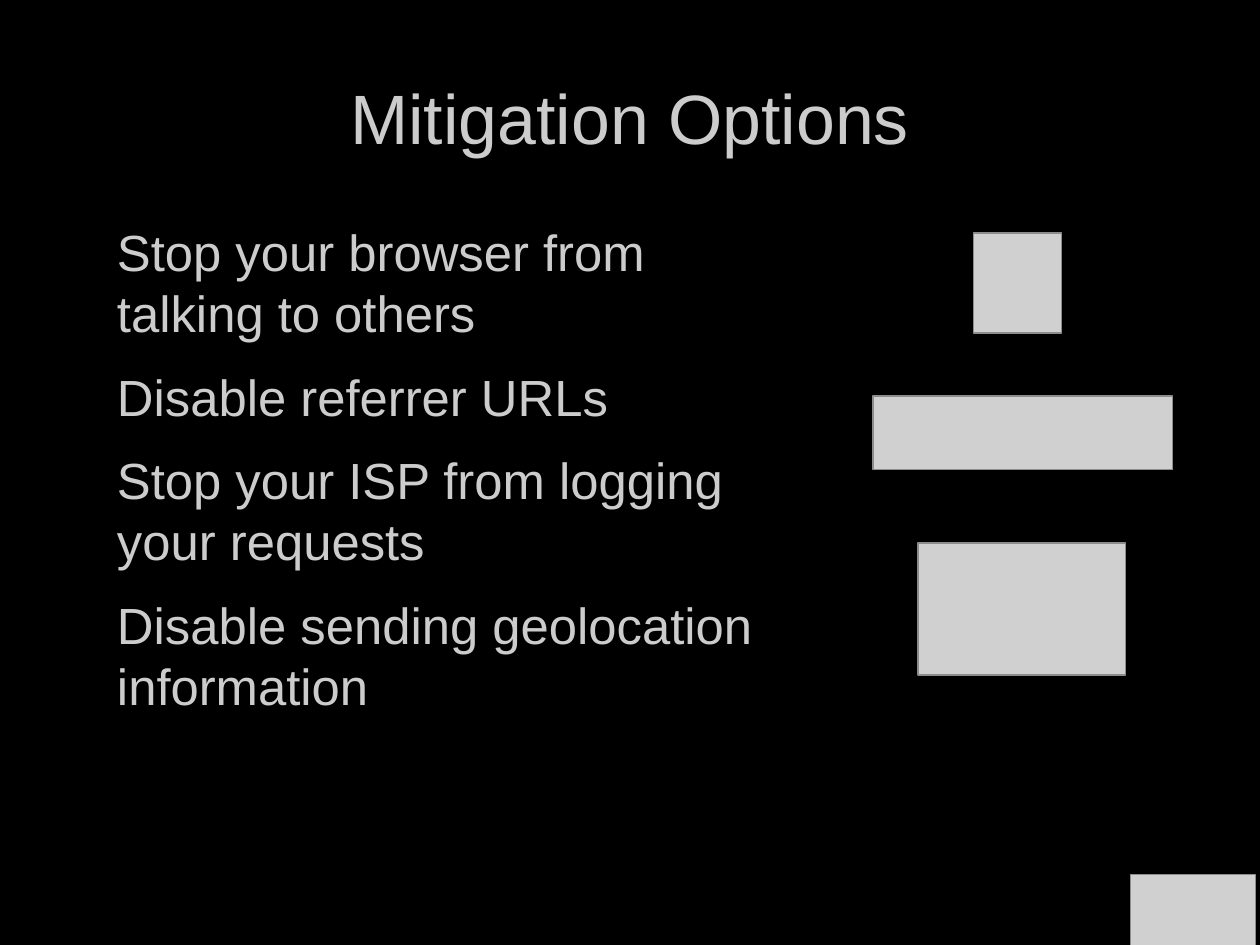
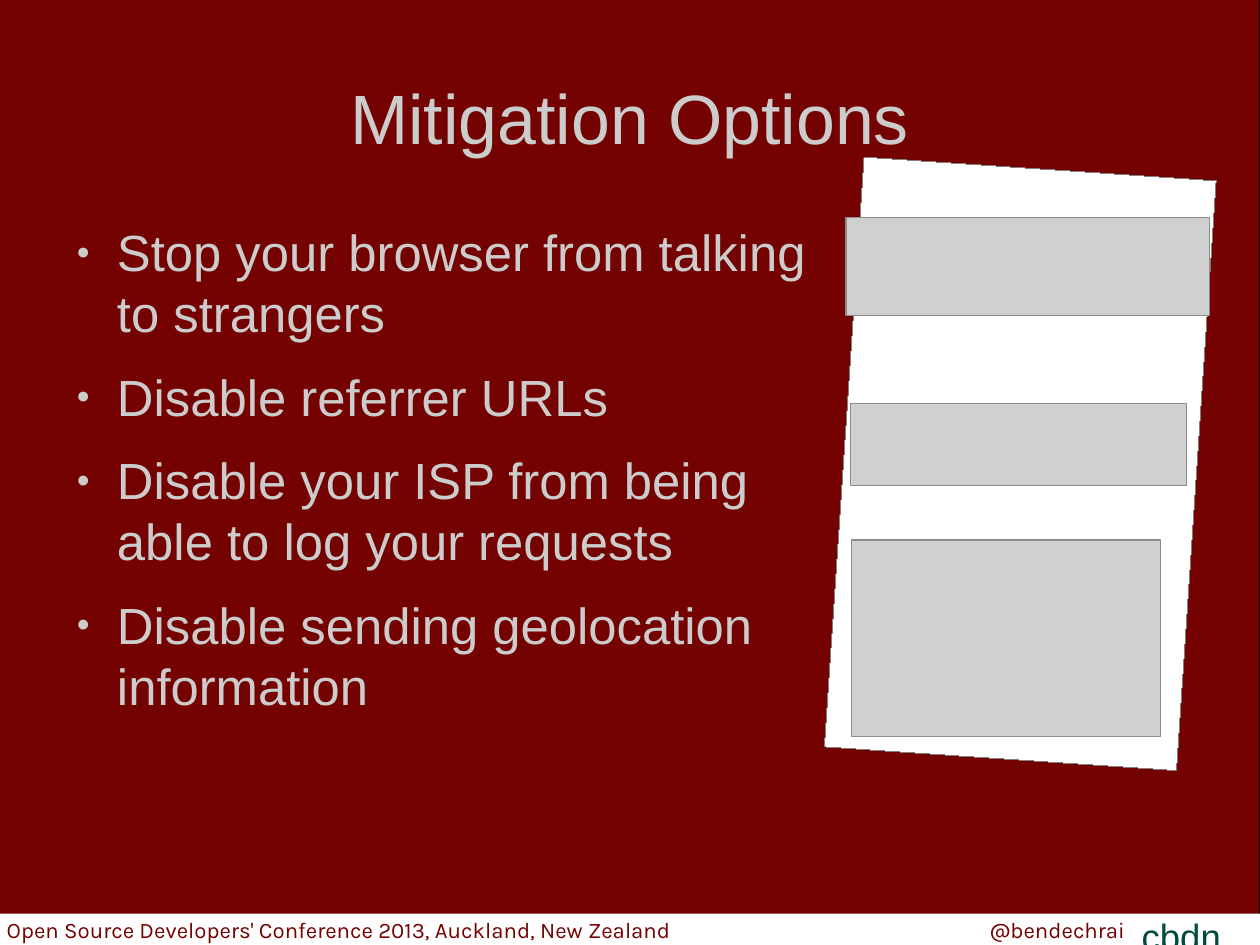
Before and after one commit to bendechrai/preso-security-privacy-anonymity, a slide deck: slide 24 of security-privacy-anonymity.odp (slide 32 before the commit). Drawn at 1260x945 pixels with LibreOffice and Linux fonts; fonts in the diff are those of the drawing; grey boxes stand for pictures; background and template pictures are left out. Boxes give left, top, right and bottom in pixels: in the first picture for what was removed or moved away, otherwise in the second. Text is boxed around its words. In the diff, an @@ line names an element or a change of style, - is before the commit and + after.

```diff
--- a/security-privacy-anonymity.odp
+++ b/security-privacy-anonymity.odp
@@ rectangle at (x1=0, y1=0, x2=1260, y2=945): fill #000000 to #730200 @@
@@ rectangle added at (x1=824, y1=157, x2=1217, y2=771), fill #FFFFFF, outline #808080 0 pt @@
@@ text at (x1=117, y1=234, x2=806, y2=343): text changed @@
-● Stop your browser from
-  talking to others
+● Stop your browser from talking to strangers
@@ picture resized from (x1=974, y1=233, x2=1062, y2=333) to (x1=846, y1=217, x2=1210, y2=316) @@
@@ text at (x1=117, y1=379, x2=752, y2=706): bullet colour #000000 to #CCCCCC @@
@@ picture resized from (x1=874, y1=396, x2=1173, y2=470) to (x1=851, y1=404, x2=1187, y2=486) @@
@@ text at (x1=117, y1=462, x2=748, y2=571): text changed @@
-● Stop your ISP from logging
-  your requests
+● Disable your ISP from being able to log your requests
@@ picture resized from (x1=918, y1=543, x2=1125, y2=676) to (x1=852, y1=540, x2=1162, y2=736) @@
@@ picture removed at (x1=1131, y1=875, x2=1255, y2=945) @@
@@ group added at (x1=0, y1=909, x2=1260, y2=945): 3 texts, 1 rectangle @@
+@bendechrai
+Open Source Developers' Conference 2013, Auckland, New Zealand
+cbdn
```
Also in this commit, not shown: 15 other slides changed, 30 slides added, 35 slides removed.
